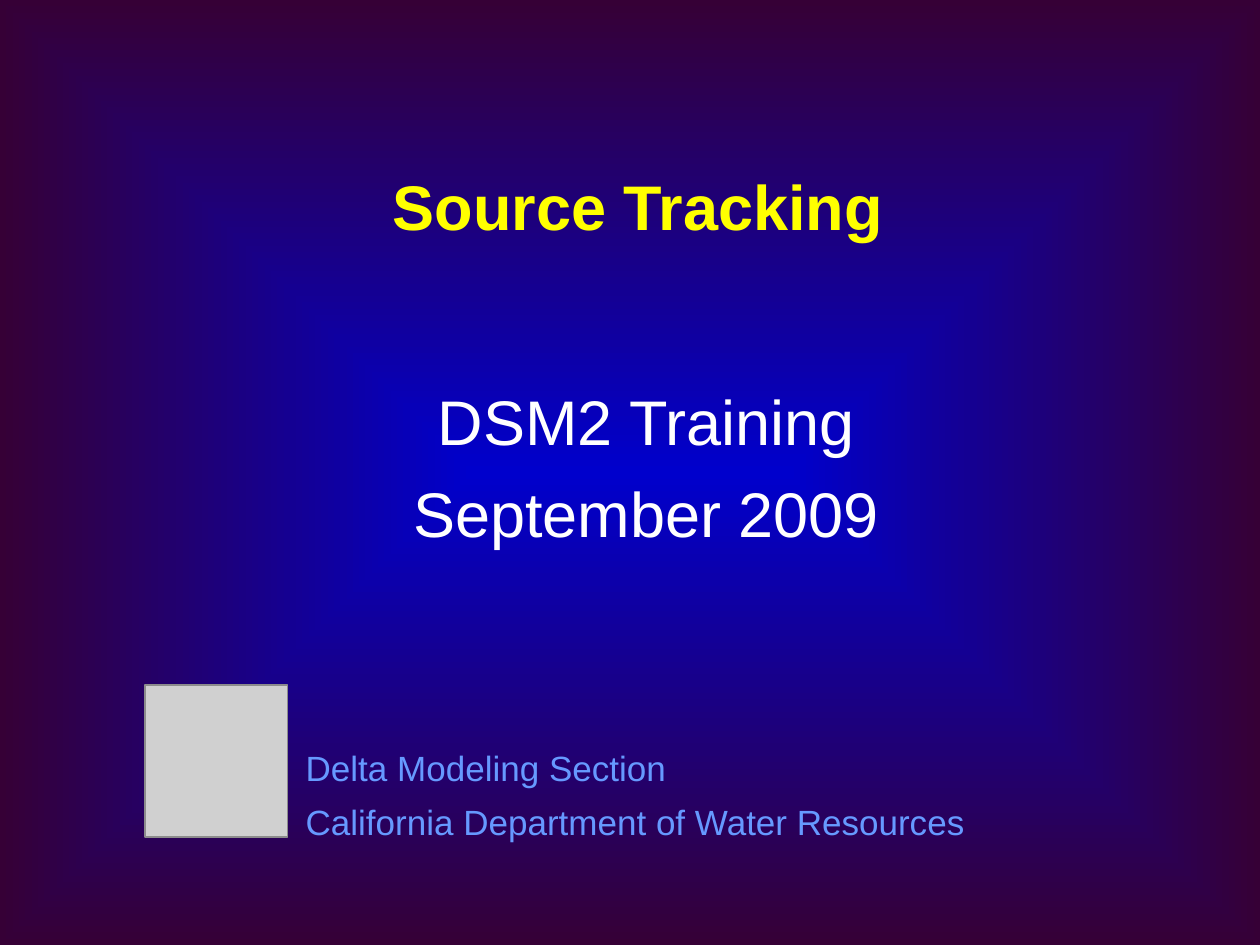
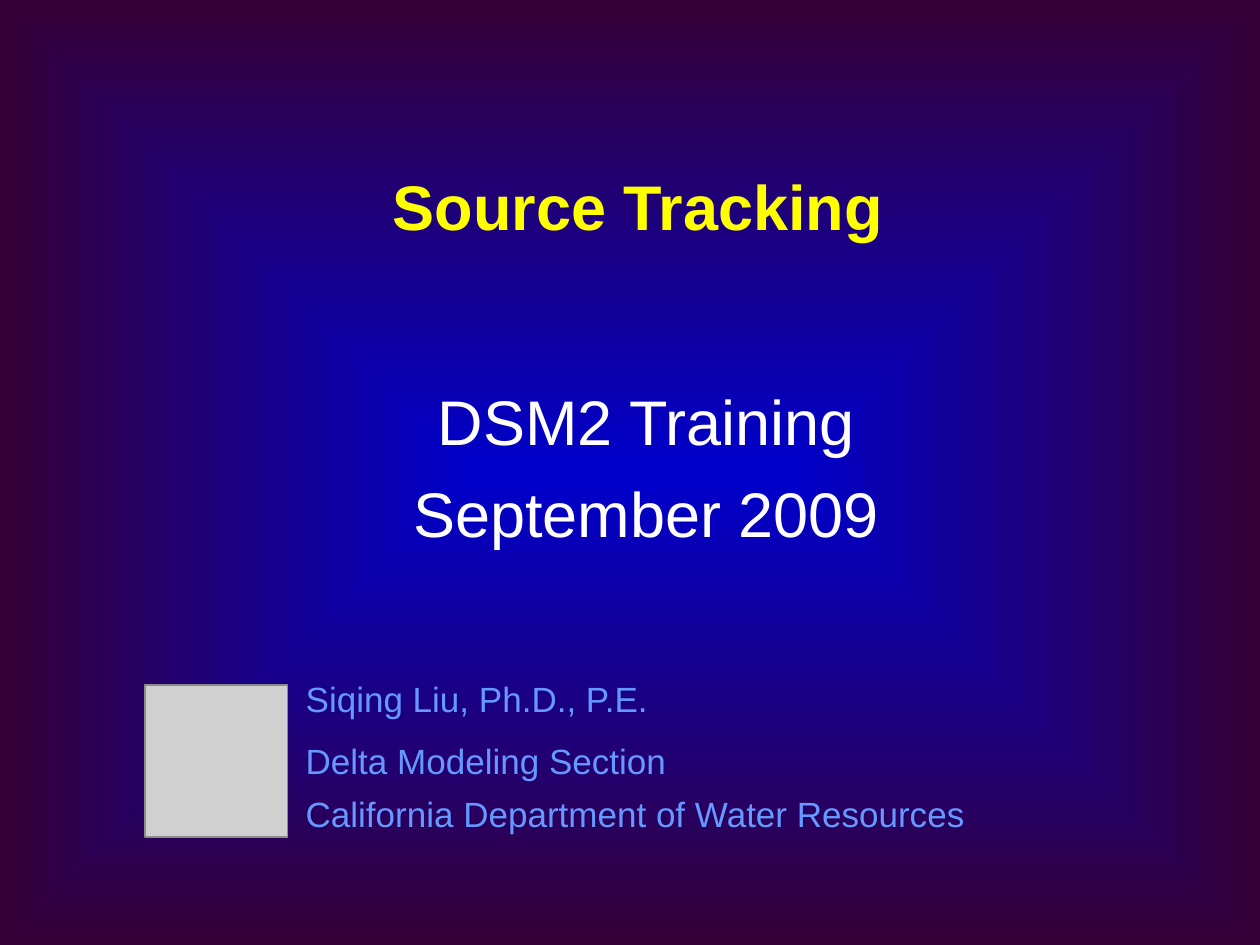
Before and after one commit to CADWRDeltaModeling/dsm2, a slide deck: slide 1 of dsm2/presentations/Source_Tracking.ppt. Drawn at 1260x945 pixels with LibreOffice and Linux fonts; fonts in the diff are those of the drawing; grey boxes stand for pictures. Boxes give left, top, right and bottom in pixels: in the first picture for what was removed or moved away, otherwise in the second. Text is boxed around its words. In the diff, an @@ line names an element or a change of style, - is before the commit and + after.

Commit message:
Siqing added name to title slide

Former-commit-id: 5f65c31b646b181329aa0336f573679f41d75e73

```diff
--- a/dsm2/presentations/Source_Tracking.ppt
+++ b/dsm2/presentations/Source_Tracking.ppt
@@ subtitle at (306, 686, 648, 719): paragraph added @@
+Siqing Liu, Ph.D., P.E.
```
Also in this commit, not shown: 1 slide removed.
